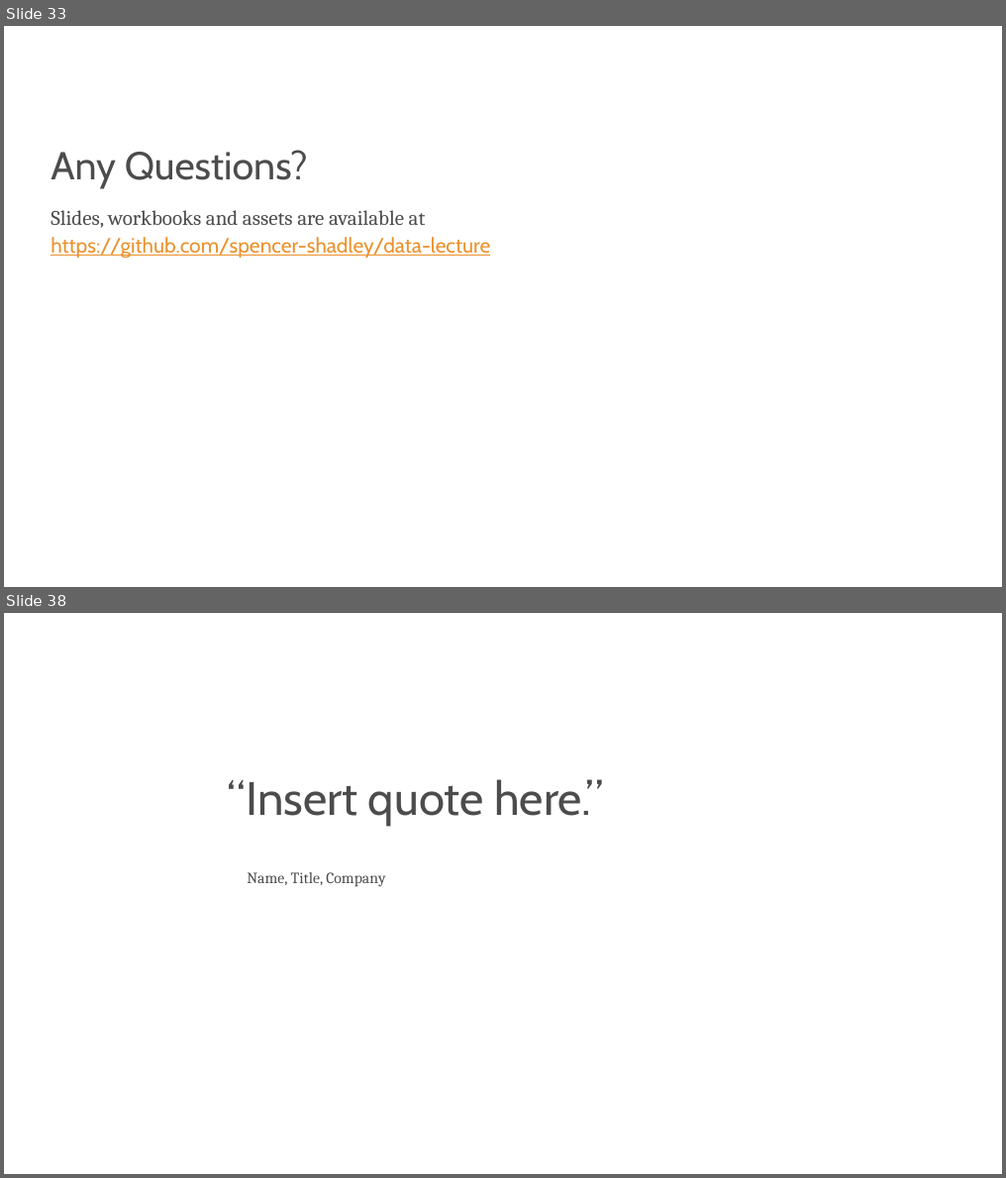
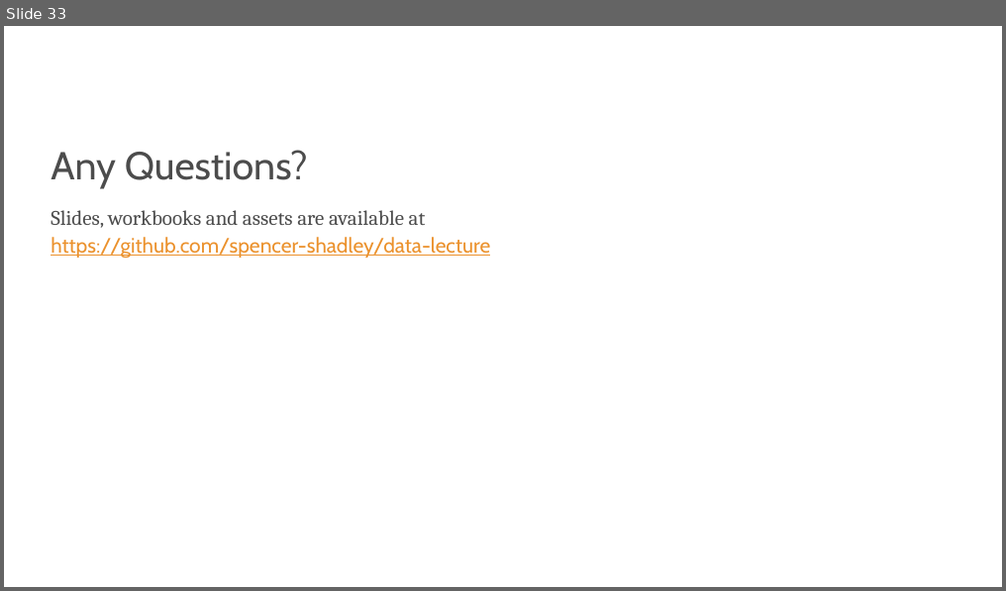
Before and after one commit to s-kyle-reed/data-lecture, a slide deck: lecture.pptx. Shown one above the other, each under a label of ours: slides 33 and 38 before the commit, slide 33 after it; the slides between them are not shown. The pictures are 1006x1178 and 1006x591 pixels, drawn with LibreOffice and Linux fonts; fonts in the diff are those of the drawing; background and template pictures are left out. Boxes give left, top, right and bottom in pixels: in the first picture for what was removed or moved away, otherwise in the second. Text is boxed around its words. In the diff, an @@ line names an element or a change of style, - is before the commit and + after.

```diff
--- a/lecture.pptx
+++ b/lecture.pptx
@@ slide 38 removed at box(4, 613, 1002, 1174), background #FFFFFF @@
@@ title removed at box(228, 779, 603, 826) @@
-“Insert quote here.”
@@ text removed at box(247, 872, 385, 886) @@
-Name, Title, Company
```
Also in this commit, not shown: 23 other slides removed.
